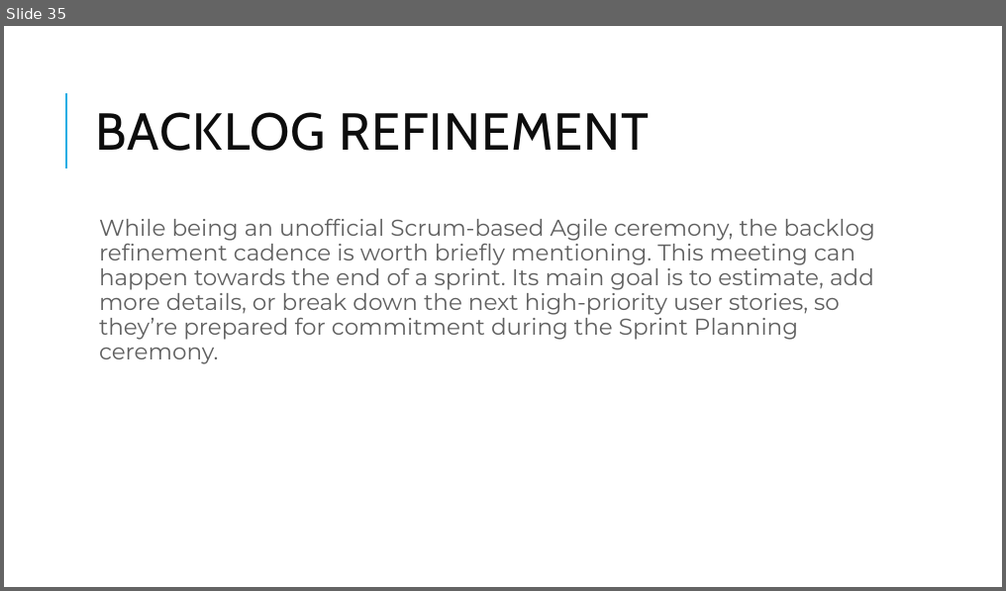
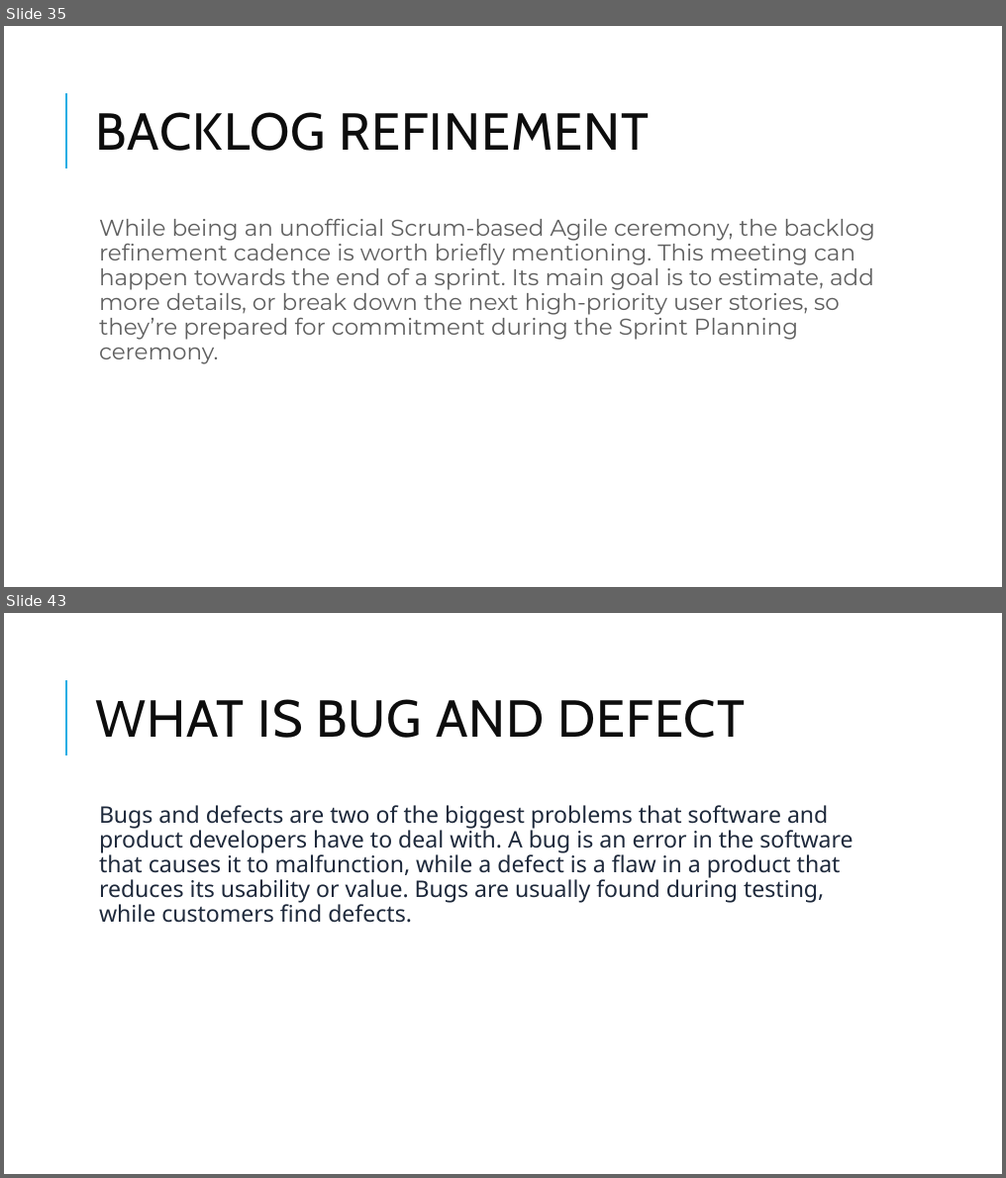
Before and after one commit to skandhwa/1stJulySimplelearn, a slide deck: Phase 1- Planning And Automation.pptx. Shown one above the other, each under a label of ours: slide 35 before the commit, slides 35 and 43 after it; the slides between them are not shown. The pictures are 1006x591 and 1006x1178 pixels, drawn with LibreOffice and Linux fonts; fonts in the diff are those of the drawing. Boxes give left, top, right and bottom in pixels: in the first picture for what was removed or moved away, otherwise in the second. Text is boxed around its words. In the diff, an @@ line names an element or a change of style, - is before the commit and + after.

```diff
--- a/Phase 1- Planning And Automation.pptx
+++ b/Phase 1- Planning And Automation.pptx
@@ slide 43 added at [4, 613, 1002, 1174], background #FFFFFF; not listed: 1 template element that a slide beside it also shows @@
@@ title added at [95, 699, 745, 738], 50 pt, text #0D0D0D @@
+WHAT IS BUG AND DEFECT
@@ text added at [99, 805, 852, 923], 22 pt, text #1E293B @@
+  Bugs and defects are two of the biggest problems that software and product developers have to deal with. A bug is an error in the software that causes it to malfunction, while a defect is a flaw in a product that reduces its usability or value. Bugs are usually found during testing, while customers find defects.
```
Also in this commit, not shown: 1 slide changed, 8 other slides added.
